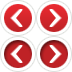
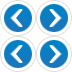
The second 72 × 72 image is a revision of the first. Changes to its layers:
pixels changed over left=4, top=4, right=68, bottom=68 (layer not identified)
